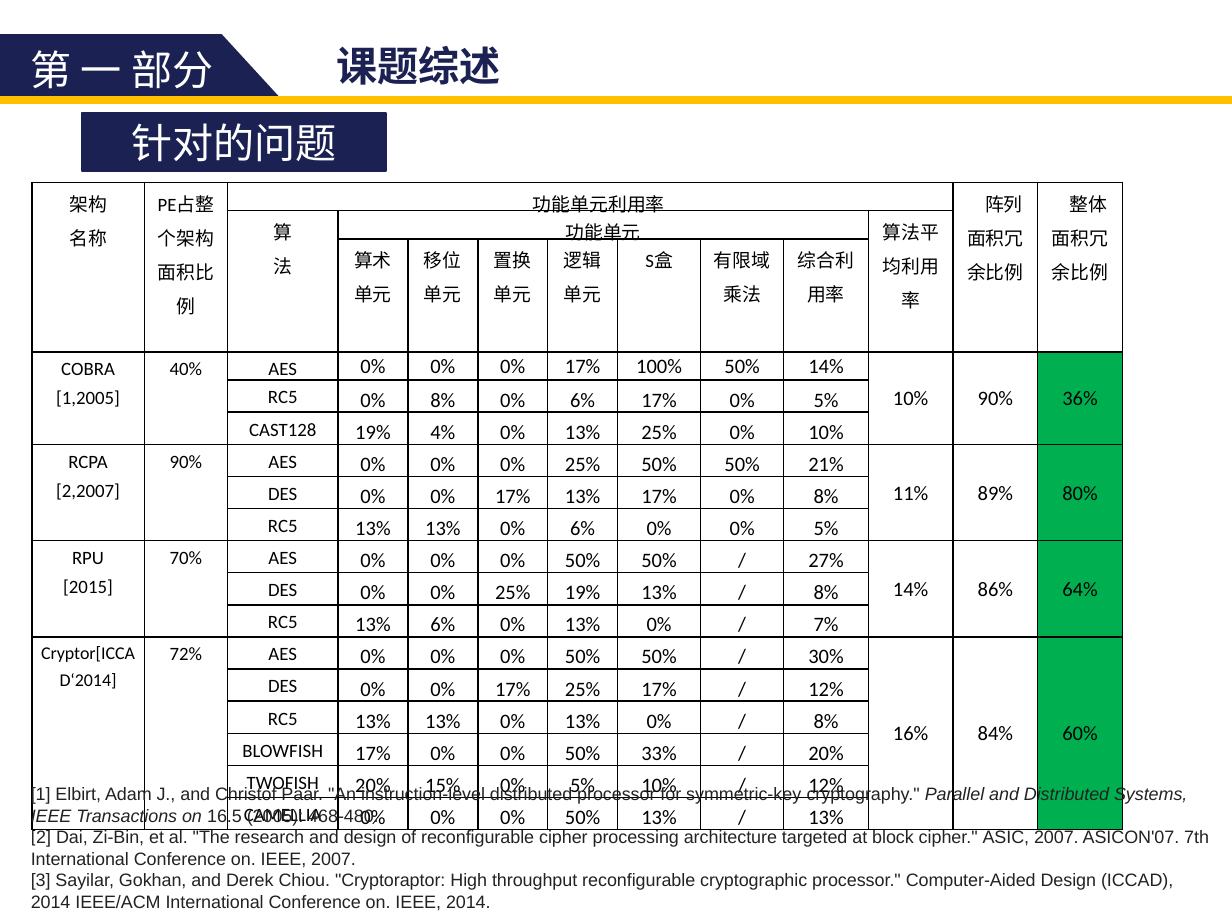
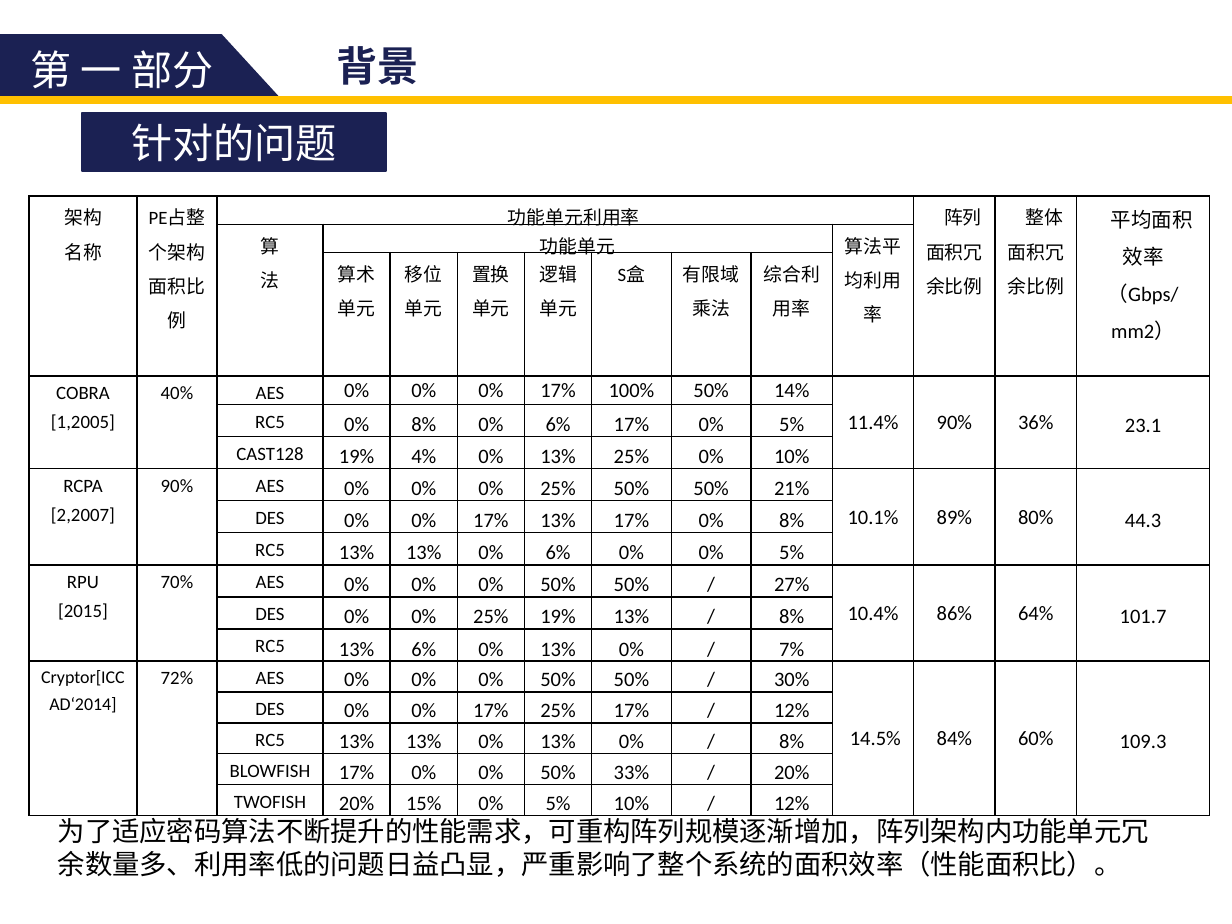
Before and after one commit to zdyzhan/bishe, a slide deck: slide 6 of 131199 李小泉.pptx (slide 5 before the commit). Drawn at 1232x924 pixels with LibreOffice and Linux fonts; fonts in the diff are those of the drawing. Boxes give left, top, right and bottom in pixels: in the first picture for what was removed or moved away, otherwise in the second. Text is boxed around its words. In the diff, an @@ line names an element or a change of style, - is before the commit and + after.

```diff
--- a/131199 李小泉.pptx
+++ b/131199 李小泉.pptx
@@ text at [336,46,418,85]: text changed @@
-课题综述
+背景
@@ table at [30,196,1214,820] @@
-架构 / 名称 | PE占整个架构面积比例 | 功能单元利用率 |  |  |  |  |  |  |  |  | 阵列面积冗余比例 | 整体面积冗余比例
- |  | 算 / 法 | 功能单元 |  |  |  |  |  |  | 算法平均利用率 |  | 
- |  |  | 算术 / 单元 | 移位 / 单元 | 置换 / 单元 | 逻辑 / 单元 | S盒 | 有限域乘法 | 综合利用率 |  |  | 
-COBRA / [1,2005] | 40% | AES | 0% | 0% | 0% | 17% | 100% | 50% | 14% | 10% | 90% | 36%
- |  | RC5 | 0% | 8% | 0% | 6% | 17% | 0% | 5% |  |  | 
- |  | CAST128 | 19% | 4% | 0% | 13% | 25% | 0% | 10% |  |  | 
-RCPA / [2,2007] | 90% | AES | 0% | 0% | 0% | 25% | 50% | 50% | 21% | 11% | 89% | 80%
- |  | DES | 0% | 0% | 17% | 13% | 17% | 0% | 8% |  |  | 
- |  | RC5 | 13% | 13% | 0% | 6% | 0% | 0% | 5% |  |  | 
-RPU / [2015] | 70% | AES | 0% | 0% | 0% | 50% | 50% | / | 27% | 14% | 86% | 64%
- |  | DES | 0% | 0% | 25% | 19% | 13% | / | 8% |  |  | 
- |  | RC5 | 13% | 6% | 0% | 13% | 0% | / | 7% |  |  | 
-Cryptor[ICCAD‘2014] | 72% | AES | 0% | 0% | 0% | 50% | 50% | / | 30% | 16% | 84% | 60%
- |  | DES | 0% | 0% | 17% | 25% | 17% | / | 12% |  |  | 
- |  | RC5 | 13% | 13% | 0% | 13% | 0% | / | 8% |  |  | 
- |  | BLOWFISH | 17% | 0% | 0% | 50% | 33% | / | 20% |  |  | 
- |  | TWOFISH | 20% | 15% | 0% | 5% | 10% | / | 12% |  |  | 
- |  | CAMELLIA | 0% | 0% | 0% | 50% | 13% | / | 13% |  |  | 
+架构 / 名称 | PE占整个架构面积比例 | 功能单元利用率 |  |  |  |  |  |  |  |  | 阵列面积冗余比例 | 整体面积冗余比例 | 平均面积效率（Gbps/mm2）
+ |  | 算 / 法 | 功能单元 |  |  |  |  |  |  | 算法平均利用率 |  |  | 
+ |  |  | 算术 / 单元 | 移位 / 单元 | 置换 / 单元 | 逻辑 / 单元 | S盒 | 有限域乘法 | 综合利用率 |  |  |  | 
+COBRA / [1,2005] | 40% | AES | 0% | 0% | 0% | 17% | 100% | 50% | 14% | 11.4% | 90% | 36% | 23.1
+ |  | RC5 | 0% | 8% | 0% | 6% | 17% | 0% | 5% |  |  |  | 
+ |  | CAST128 | 19% | 4% | 0% | 13% | 25% | 0% | 10% |  |  |  | 
+RCPA / [2,2007] | 90% | AES | 0% | 0% | 0% | 25% | 50% | 50% | 21% | 10.1% | 89% | 80% | 44.3
+ |  | DES | 0% | 0% | 17% | 13% | 17% | 0% | 8% |  |  |  | 
+ |  | RC5 | 13% | 13% | 0% | 6% | 0% | 0% | 5% |  |  |  | 
+RPU / [2015] | 70% | AES | 0% | 0% | 0% | 50% | 50% | / | 27% | 10.4% | 86% | 64% | 101.7
+ |  | DES | 0% | 0% | 25% | 19% | 13% | / | 8% |  |  |  | 
+ |  | RC5 | 13% | 6% | 0% | 13% | 0% | / | 7% |  |  |  | 
+Cryptor[ICCAD‘2014] | 72% | AES | 0% | 0% | 0% | 50% | 50% | / | 30% | 14.5% | 84% | 60% | 109.3
+ |  | DES | 0% | 0% | 17% | 25% | 17% | / | 12% |  |  |  | 
+ |  | RC5 | 13% | 13% | 0% | 13% | 0% | / | 8% |  |  |  | 
+ |  | BLOWFISH | 17% | 0% | 0% | 50% | 33% | / | 20% |  |  |  | 
+ |  | TWOFISH | 20% | 15% | 0% | 5% | 10% | / | 12% |  |  |  | 
@@ table: place and size @@
-table at [32,182,1125,834]
+table at [30,196,1214,820]
@@ text removed at [31,786,1209,911] @@
-[1] Elbirt, Adam J., and Christof Paar. "An instruction-level distributed processor for symmetric-key cryptography." Parallel and Distributed Systems, IEEE Transactions on 16.5 (2005): 468-480.
-[2] Dai, Zi-Bin, et al. "The research and design of reconfigurable cipher processing architecture targeted at block cipher." ASIC, 2007. ASICON'07. 7th International Conference on. IEEE, 2007.
-[3] Sayilar, Gokhan, and Derek Chiou. "Cryptoraptor: High throughput reconfigurable cryptographic processor." Computer-Aided Design (ICCAD), 2014 IEEE/ACM International Conference on. IEEE, 2014.
@@ text added at [58,814,1149,877], 16 pt, text #000000 @@
+为了适应密码算法不断提升的性能需求，可重构阵列规模逐渐增加，阵列架构内功能单元冗余数量多、利用率低的问题日益凸显，严重影响了整个系统的面积效率（性能面积比）。
```
Also in this commit, not shown: 33 other slides changed, 2 slides added, 8 slides removed.
